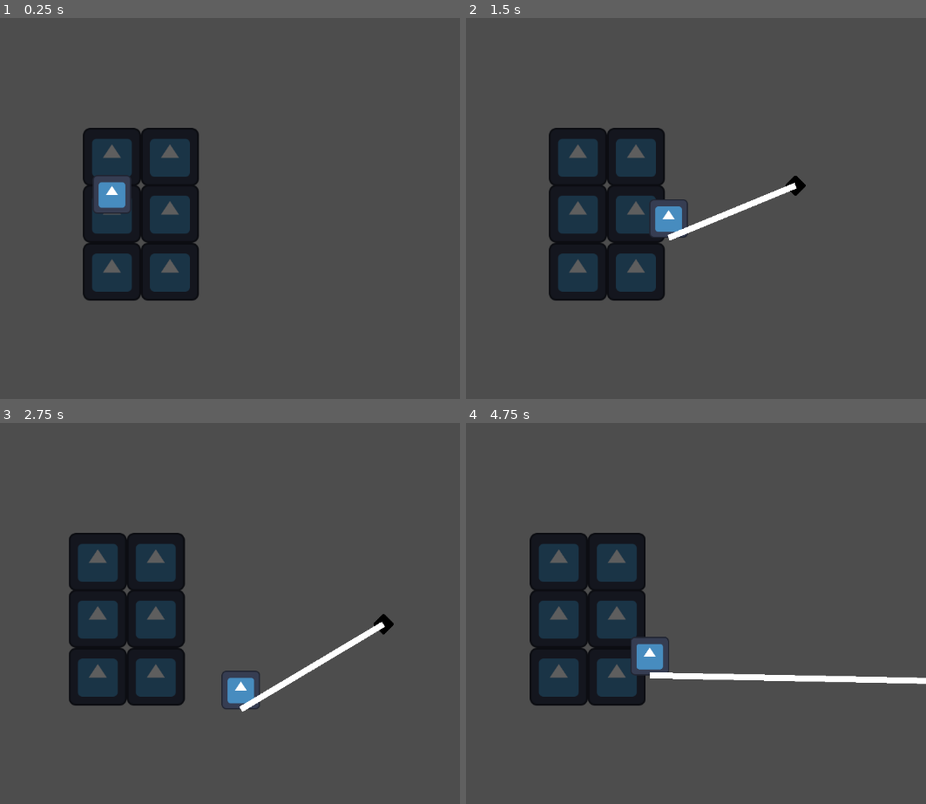
Above: before the commit, frames 1-4 (two rows, left to right).
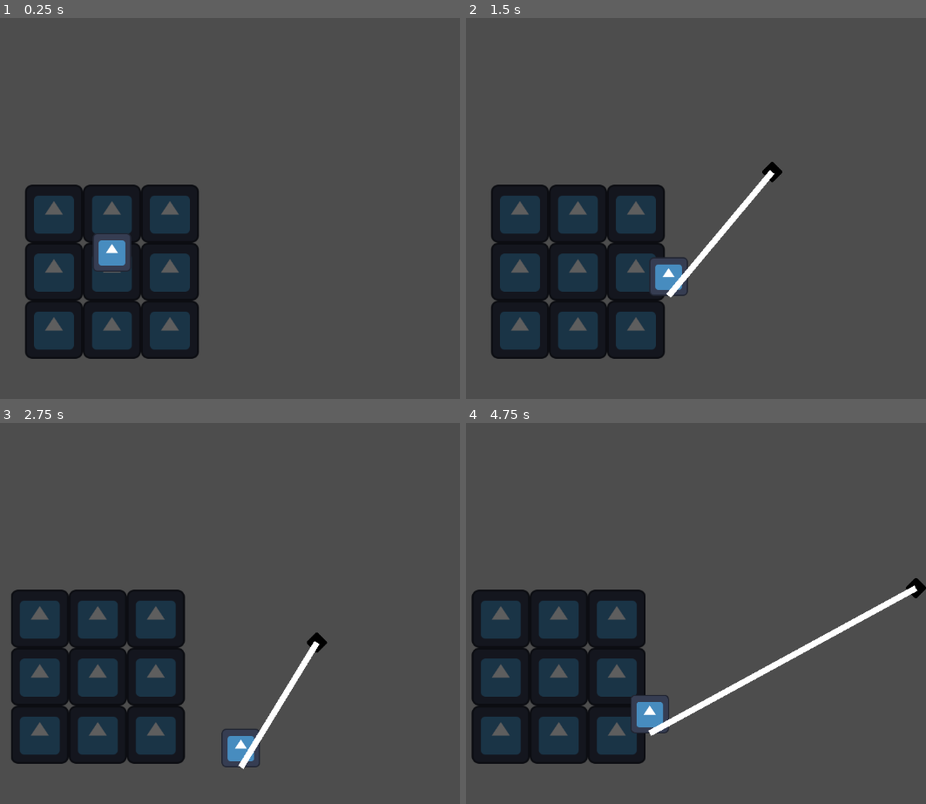
Above: after the commit, the same moments.

Repository: Sciman101/BonusJam
Game: Godot game, scene res://scenes/game.tscn
Same seed, same stepped clock (60 frames per second), same inputs: the game is played once before the commit and once after it. The engine's default icon, where the game draws it, is replaced by a stand-in: a white triangle on a blue panel in a dark square.
Inputs (mouse positions are in pixels of both pictures, inside the frame that each line leads up to):
- Up to frame 1 (0.25 s): no input
- Up to frame 2 (1.5 s): tap Enter at 0.5 s; move the mouse to (732, 193) at 0.52 s; hold D (right) 0.53-1.28 s; click (732, 193) at 0.6 s; move the mouse to (outside the picture) at 1.27 s; hold S (down) from 1.28 s (still down); click (outside the picture) at 1.35 s
- Up to frame 3 (2.75 s): move the mouse to (179, 533) at 2.02 s; release S (down) at 2.03 s; hold D (right) from 2.03 s (still down); right-click (179, 533) at 2.1 s; click (179, 533) at 2.3 s
- Up to frame 4 (4.75 s): move the mouse to (544, 697) at 2.77 s; release D (right) at 2.78 s; hold W (up) 2.78-3.53 s; click (544, 697) at 2.85 s; move the mouse to (788, 678) at 3.52 s; hold A (left) from 3.53 s (still down); click (788, 678) at 3.6 s; move the mouse to (outside the picture) at 4.27 s; right-click (outside the picture) at 4.35 s; click (outside the picture) at 4.55 s

The runs differ from the first frame. In frame 1, 14% of the frame differs, in the area x 5-44%, y 28-90%; in frame 2, 15%; in frame 3, 15%; in frame 4, 16%, in the area x 1-100%, y 28-90%.

Commit message:
Refined raft building and started snapping to grid

Diff:
--- a/scenes/game.tscn
+++ b/scenes/game.tscn
@@ -1,14 +1,11 @@
-[gd_scene load_steps=8 format=3 uid="uid://bcvs547m8eq2j"]
+[gd_scene load_steps=7 format=3 uid="uid://bcvs547m8eq2j"]
 
-[ext_resource type="Texture2D" uid="uid://c6uve4cmsn6vd" path="res://icon.svg" id="1_bbo8f"]
 [ext_resource type="Script" path="res://scripts/Spawner.gd" id="1_gt6jn"]
 [ext_resource type="Script" path="res://scripts/SpawnRule.gd" id="2_ggbvi"]
 [ext_resource type="Script" path="res://scripts/Raft.gd" id="3_hlf7w"]
+[ext_resource type="PackedScene" uid="uid://lwlnctcxkc8r" path="res://scenes/raft_tile.tscn" id="4_3l65t"]
 [ext_resource type="PackedScene" uid="uid://bxsrdiuhmr1nc" path="res://scenes/player.tscn" id="5_vjhan"]
 [ext_resource type="PackedScene" uid="uid://c7wb6i06lfboe" path="res://scenes/harpoon_projectile.tscn" id="6_hrct3"]
-
-[sub_resource type="RectangleShape2D" id="RectangleShape2D_srqxn"]
-size = Vector2(96, 96)
 
 [node name="Game" type="Node2D"]
 
@@ -18,87 +15,43 @@
 [node name="SpawnTile" type="Node" parent="Spawner"]
 script = ExtResource("2_ggbvi")
 scene_path = "res://scenes/floating_tile.tscn"
-spawn_after_time = 5.0
 spawn_minimum_wait = 2.0
 spawn_maximum_wait = 10.0
 
 [node name="Raft" type="Node2D" parent="."]
+position = Vector2(0, 96)
 script = ExtResource("3_hlf7w")
 
-[node name="RaftTile" type="Area2D" parent="Raft" groups=["Tile"]]
+[node name="RaftTile" parent="Raft" instance=ExtResource("4_3l65t")]
 
-[node name="Sprite2D" type="Sprite2D" parent="Raft/RaftTile"]
-modulate = Color(0.368627, 0.368627, 0.368627, 1)
-scale = Vector2(0.75, 0.75)
-texture = ExtResource("1_bbo8f")
-
-[node name="CollisionShape2D" type="CollisionShape2D" parent="Raft/RaftTile"]
-visible = false
-shape = SubResource("RectangleShape2D_srqxn")
-
-[node name="RaftTile2" type="Area2D" parent="Raft" groups=["Tile"]]
+[node name="RaftTile2" parent="Raft" instance=ExtResource("4_3l65t")]
 position = Vector2(96, 0)
 
-[node name="Sprite2D" type="Sprite2D" parent="Raft/RaftTile2"]
-modulate = Color(0.368627, 0.368627, 0.368627, 1)
-scale = Vector2(0.75, 0.75)
-texture = ExtResource("1_bbo8f")
+[node name="RaftTile3" parent="Raft" instance=ExtResource("4_3l65t")]
+position = Vector2(-96, 0)
 
-[node name="CollisionShape2D" type="CollisionShape2D" parent="Raft/RaftTile2"]
-visible = false
-shape = SubResource("RectangleShape2D_srqxn")
-
-[node name="RaftTile5" type="Area2D" parent="Raft" groups=["Tile"]]
-position = Vector2(0, -94)
-
-[node name="Sprite2D" type="Sprite2D" parent="Raft/RaftTile5"]
-modulate = Color(0.368627, 0.368627, 0.368627, 1)
-scale = Vector2(0.75, 0.75)
-texture = ExtResource("1_bbo8f")
-
-[node name="CollisionShape2D" type="CollisionShape2D" parent="Raft/RaftTile5"]
-visible = false
-shape = SubResource("RectangleShape2D_srqxn")
-
-[node name="RaftTile6" type="Area2D" parent="Raft" groups=["Tile"]]
-position = Vector2(96, -94)
-
-[node name="Sprite2D" type="Sprite2D" parent="Raft/RaftTile6"]
-modulate = Color(0.368627, 0.368627, 0.368627, 1)
-scale = Vector2(0.75, 0.75)
-texture = ExtResource("1_bbo8f")
-
-[node name="CollisionShape2D" type="CollisionShape2D" parent="Raft/RaftTile6"]
-visible = false
-shape = SubResource("RectangleShape2D_srqxn")
-
-[node name="RaftTile3" type="Area2D" parent="Raft" groups=["Tile"]]
+[node name="RaftTile4" parent="Raft" instance=ExtResource("4_3l65t")]
 position = Vector2(0, 96)
 
-[node name="Sprite2D" type="Sprite2D" parent="Raft/RaftTile3"]
-modulate = Color(0.368627, 0.368627, 0.368627, 1)
-scale = Vector2(0.75, 0.75)
-texture = ExtResource("1_bbo8f")
-
-[node name="CollisionShape2D" type="CollisionShape2D" parent="Raft/RaftTile3"]
-visible = false
-shape = SubResource("RectangleShape2D_srqxn")
-
-[node name="RaftTile4" type="Area2D" parent="Raft" groups=["Tile"]]
+[node name="RaftTile5" parent="Raft" instance=ExtResource("4_3l65t")]
 position = Vector2(96, 96)
 
-[node name="Sprite2D" type="Sprite2D" parent="Raft/RaftTile4"]
-modulate = Color(0.368627, 0.368627, 0.368627, 1)
-scale = Vector2(0.75, 0.75)
-texture = ExtResource("1_bbo8f")
+[node name="RaftTile6" parent="Raft" instance=ExtResource("4_3l65t")]
+position = Vector2(-96, 96)
 
-[node name="CollisionShape2D" type="CollisionShape2D" parent="Raft/RaftTile4"]
-visible = false
-shape = SubResource("RectangleShape2D_srqxn")
+[node name="RaftTile7" parent="Raft" instance=ExtResource("4_3l65t")]
+position = Vector2(0, -96)
+
+[node name="RaftTile8" parent="Raft" instance=ExtResource("4_3l65t")]
+position = Vector2(96, -96)
+
+[node name="RaftTile9" parent="Raft" instance=ExtResource("4_3l65t")]
+position = Vector2(-96, -96)
 
 [node name="Camera2D" type="Camera2D" parent="."]
 
 [node name="Player" parent="." node_paths=PackedStringArray("harpoon_projectile", "raft") instance=ExtResource("5_vjhan")]
+position = Vector2(0, 96)
 harpoon_projectile = NodePath("../HarpoonProjectile")
 raft = NodePath("../Raft")
 
--- /dev/null
+++ b/scenes/raft_tile.tscn
@@ -0,0 +1,17 @@
+[gd_scene load_steps=3 format=3 uid="uid://lwlnctcxkc8r"]
+
+[ext_resource type="Texture2D" uid="uid://c6uve4cmsn6vd" path="res://icon.svg" id="1_arfus"]
+
+[sub_resource type="RectangleShape2D" id="RectangleShape2D_srqxn"]
+size = Vector2(96, 96)
+
+[node name="RaftTile" type="Area2D" groups=["Tile"]]
+
+[node name="Sprite2D" type="Sprite2D" parent="."]
+modulate = Color(0.368627, 0.368627, 0.368627, 1)
+scale = Vector2(0.75, 0.75)
+texture = ExtResource("1_arfus")
+
+[node name="CollisionShape2D" type="CollisionShape2D" parent="."]
+visible = false
+shape = SubResource("RectangleShape2D_srqxn")
--- a/scripts/HarpoonProjectile.gd
+++ b/scripts/HarpoonProjectile.gd
@@ -59,17 +59,31 @@
 		# Move our object to the location of the harpoon
 		# (We could use parenting here, but it's kind of a pain with godot imo and this works just as well)
 		if harpooned_object:
+			var old_pos = harpooned_object.position
 			harpooned_object.position = position + attachment_offset
 			var overlaps = harpooned_object.get_overlapping_areas()
 			for obj in overlaps:
 				# Stick it to the raft
 				if obj.is_in_group("Tile"):
-					harpooned_object.get_parent().remove_child.call_deferred(harpooned_object)
-					player.raft.add_child.call_deferred(harpooned_object)
-					# It's on the raft now, we can't re-harpoon it
-					harpooned_object.remove_from_group("Harpoonable")
-					set_mode(DISABLED)
-					break
+					var raft = player.raft
+					var raft_tile_position = raft.world_pos_to_tile(old_pos)
+					if not raft.get_tile(raft_tile_position):
+						if not raft.has_neighbors(raft_tile_position):
+							for corner in [Vector2i(1,1),Vector2i(-1,1),Vector2i(1,-1),Vector2i(-1,-1)]:
+								if raft.get_tile(raft_tile_position + corner):
+									var hor = Vector2i(corner.x,0)
+									var ver = Vector2i(0,corner.y)
+									if not raft.get_tile(raft_tile_position + hor):
+										raft_tile_position += hor
+										break
+									elif not raft.get_tile(raft_tile_position + ver):
+										raft_tile_position += ver
+										break
+						raft.set_tile(raft_tile_position, harpooned_object, false, true)
+						# It's on the raft now, we can't re-harpoon it
+						harpooned_object.remove_from_group("Harpoonable")
+						set_mode(DISABLED)
+						break
 
 	elif mode == LAUNCHED:
 		position += velocity * delta
--- a/scripts/Raft.gd
+++ b/scripts/Raft.gd
@@ -1,18 +1,60 @@
 extends Node2D
+
+const TILE_SIZE := 96
 
 # Slow the raft down as it moves
 @export var drag : float = 40
 
+# Sparse array of tiles
+var tiles = {}
+# Things standnig on the raft
+var passengers = []
 var speed : float = 0
 
-# Things standnig on the raft
-var passengers = []
+func _ready():
+	# Setup any existing children as tiles
+	for child in get_children():
+		var pos = Vector2i(child.position.x / TILE_SIZE, child.position.y / TILE_SIZE)
+		set_tile(pos, child)
+		child.position = pos * TILE_SIZE
 
 func _process(delta):
+	# Move
 	position.x += speed * delta
 	for thing in passengers:
 		thing.position.x += speed * delta
 	speed = move_toward(speed, 0, drag * delta)
+
+func set_tile(pos:Vector2i, tile : Node2D, override=false, do_tween=false):
+	var old_tile = tiles.get(pos)
+	if old_tile:
+		if override:
+			old_tile.queue_free()
+	tiles[pos] = tile
+	# Handle parenting
+	tile.reparent(self)
+	if do_tween:
+		var tween = tile.create_tween().set_ease(Tween.EASE_OUT).set_trans(Tween.TRANS_CUBIC)
+		tween.tween_property(tile, 'position', Vector2(pos * TILE_SIZE), 0.5)
+	else:
+		tile.position = pos * TILE_SIZE
+
+func get_tile(pos:Vector2i):
+	return tiles.get(pos)
+
+func get_neighbors(pos:Vector2i):
+	return [get_tile(pos+Vector2i.RIGHT),get_tile(pos+Vector2i.UP),get_tile(pos+Vector2i.LEFT),get_tile(pos+Vector2i.DOWN)]
+
+func has_neighbors(pos:Vector2i):
+	var neighbors = get_neighbors(pos)
+	for n in neighbors:
+		if n != null:
+			return true
+	return false
+
+func world_pos_to_tile(pos:Vector2):
+	var localpos = to_local(pos)
+	return Vector2i(round(localpos.x / TILE_SIZE), round(localpos.y / TILE_SIZE))
 
 func remove_passenger(passenger:Node2D):
 	passengers.erase(passenger)
